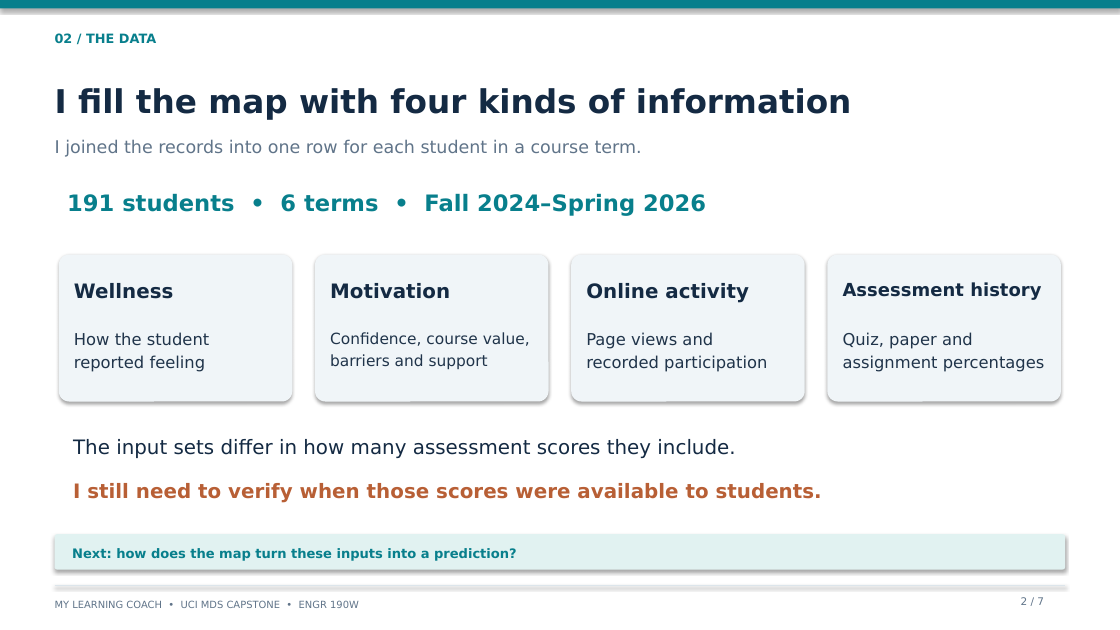
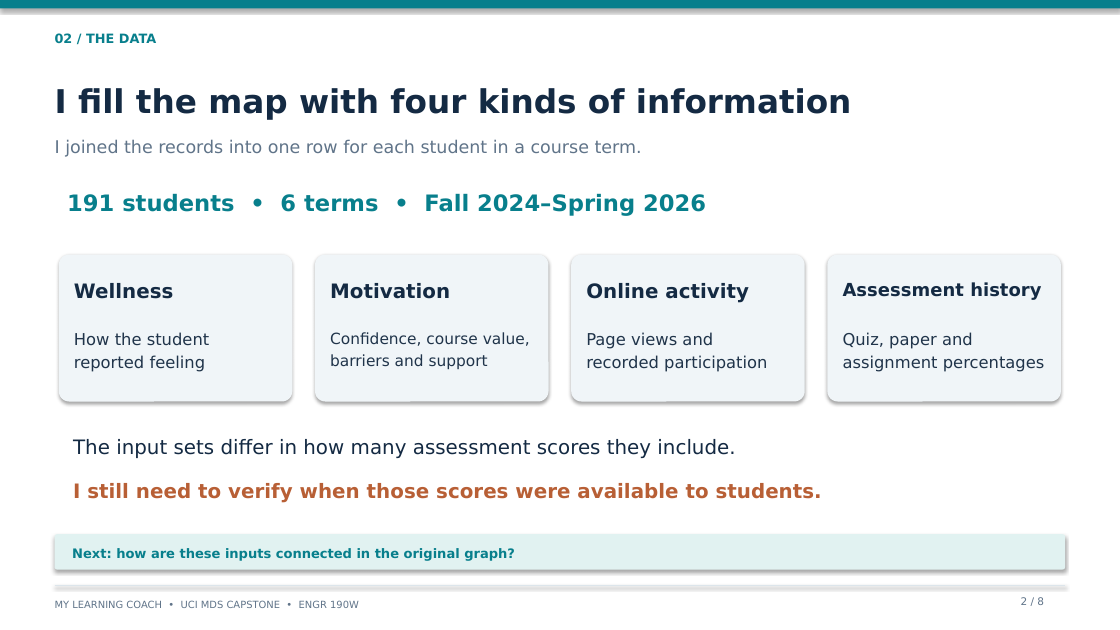
Before and after one commit to ayaan-27/UCI_Capstone_Project, a slide deck: slide 2 of MLC_technical_presentation.pptx. Drawn at 1120x630 pixels with LibreOffice and Linux fonts; fonts in the diff are those of the drawing. Boxes give left, top, right and bottom in pixels: in the first picture for what was removed or moved away, otherwise in the second. Text is boxed around its words. In the diff, an @@ line names an element or a change of style, - is before the commit and + after.

Commit message:
Add original fitted DAG slide and graph explanation

```diff
--- a/MLC_technical_presentation.pptx
+++ b/MLC_technical_presentation.pptx
@@ text at [72,548,515,561]: text changed @@
-Next: how does the map turn these inputs into a prediction?
+Next: how are these inputs connected in the original graph?
@@ text at [1021,597,1044,605]: text changed @@
-2 / 7
+2 / 8
```
Also in this commit, not shown: 6 other slides changed, 1 slide added, 7 other files.
